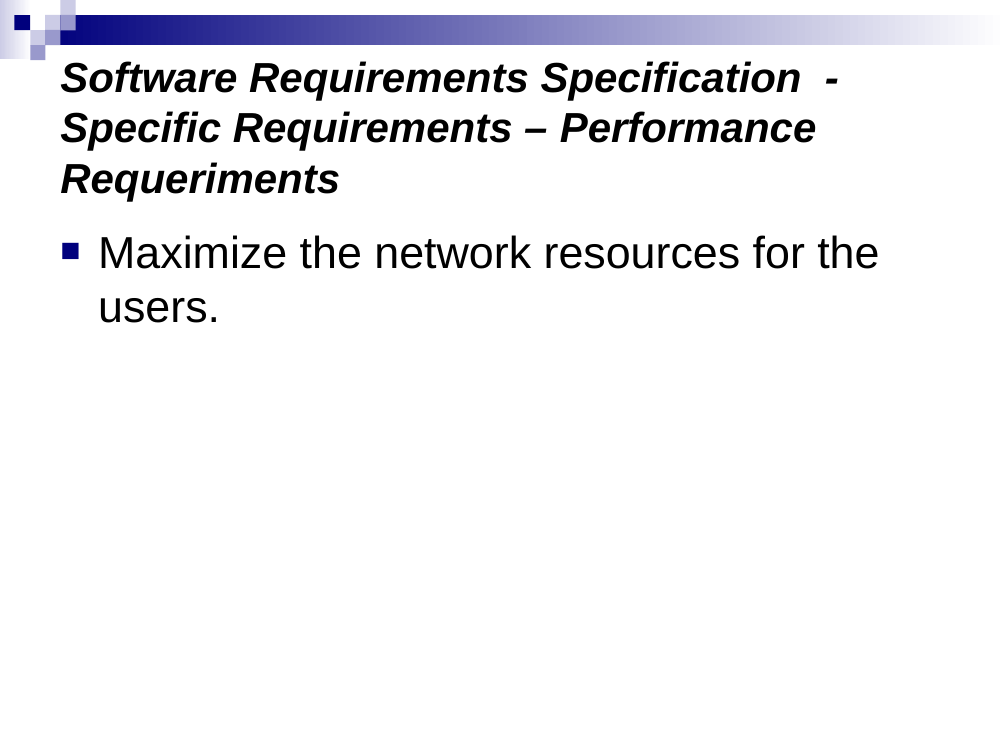
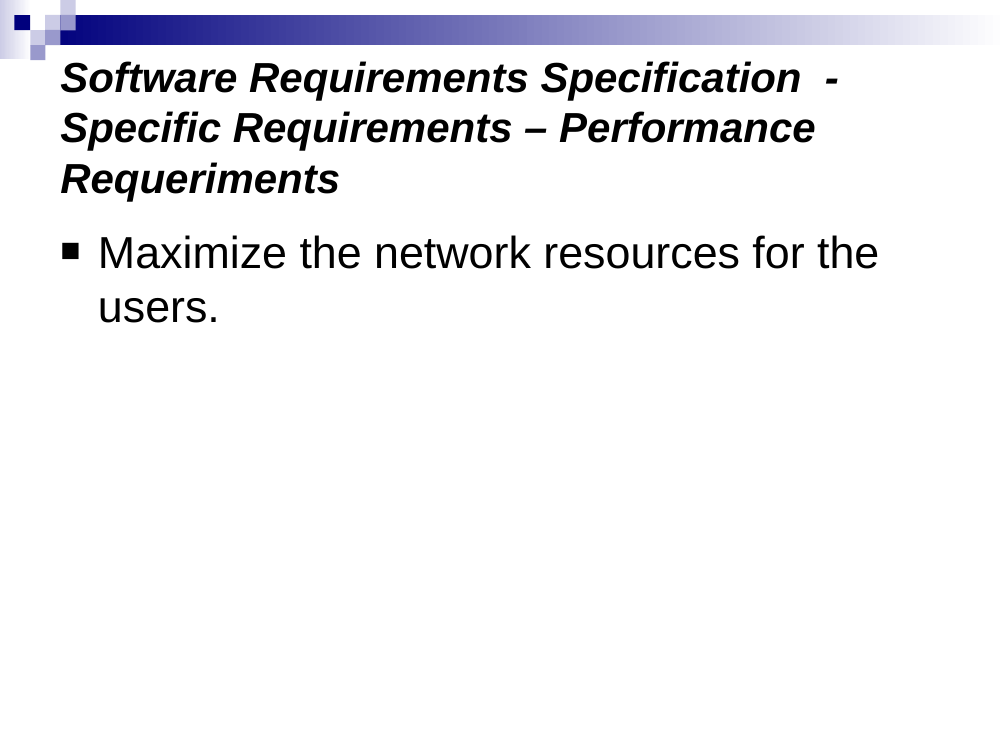
Before and after one commit to salcedonia/egorilla-software-engineering-2008-2009, a slide deck: slide 42 of doc/PresentacionIS.ppt (slide 38 before the commit). Drawn at 1008x756 pixels with LibreOffice and Linux fonts; fonts in the diff are those of the drawing. Boxes give left, top, right and bottom in pixels: in the first picture for what was removed or moved away, otherwise in the second. Text is boxed around its words. In the diff, an @@ line names an element or a change of style, - is before the commit and + after.

```diff
--- a/doc/PresentacionIS.ppt
+++ b/doc/PresentacionIS.ppt
@@ text "Maximize the network resources for ..." at [98,235,879,323]: indent changed; bullet colour #00007D to #000000 @@
```
Also in this commit, not shown: 45 other slides changed, 4 slides added.
